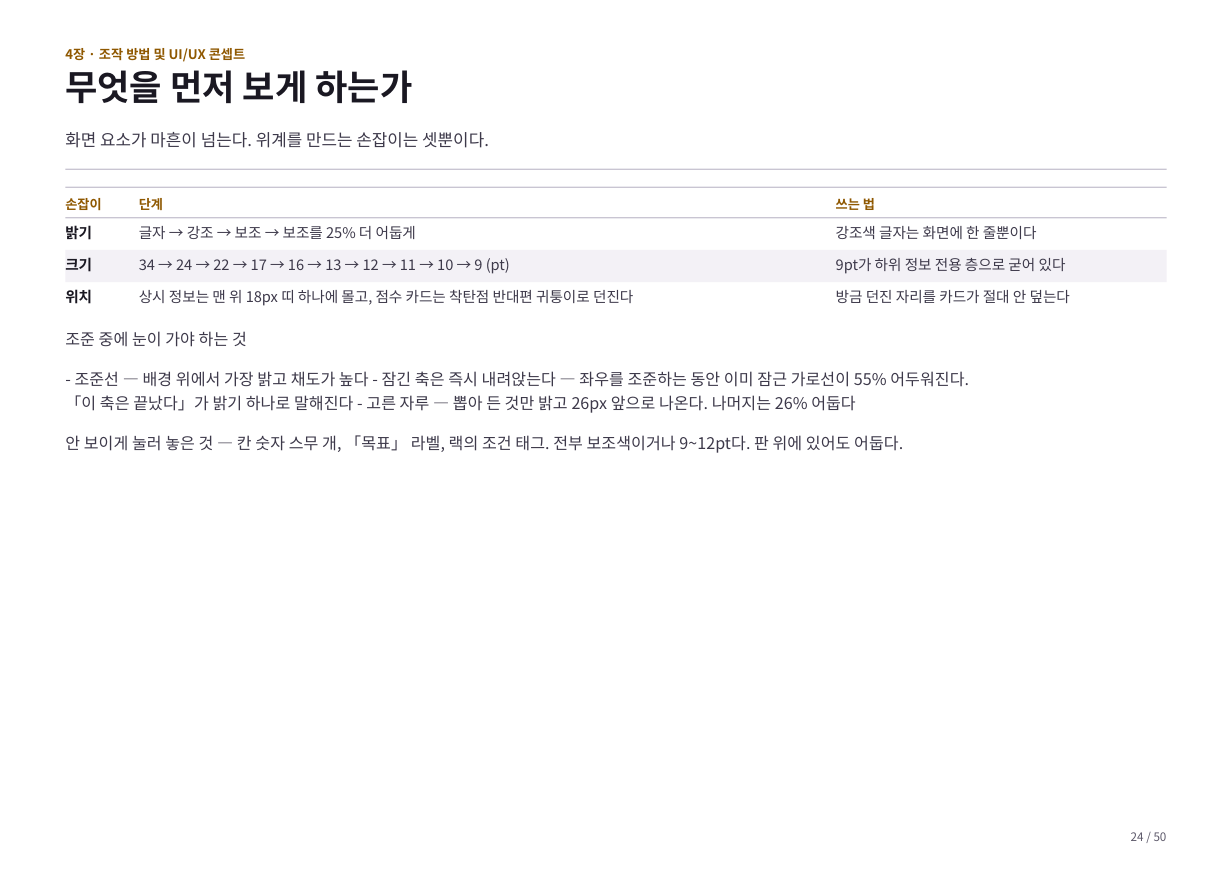
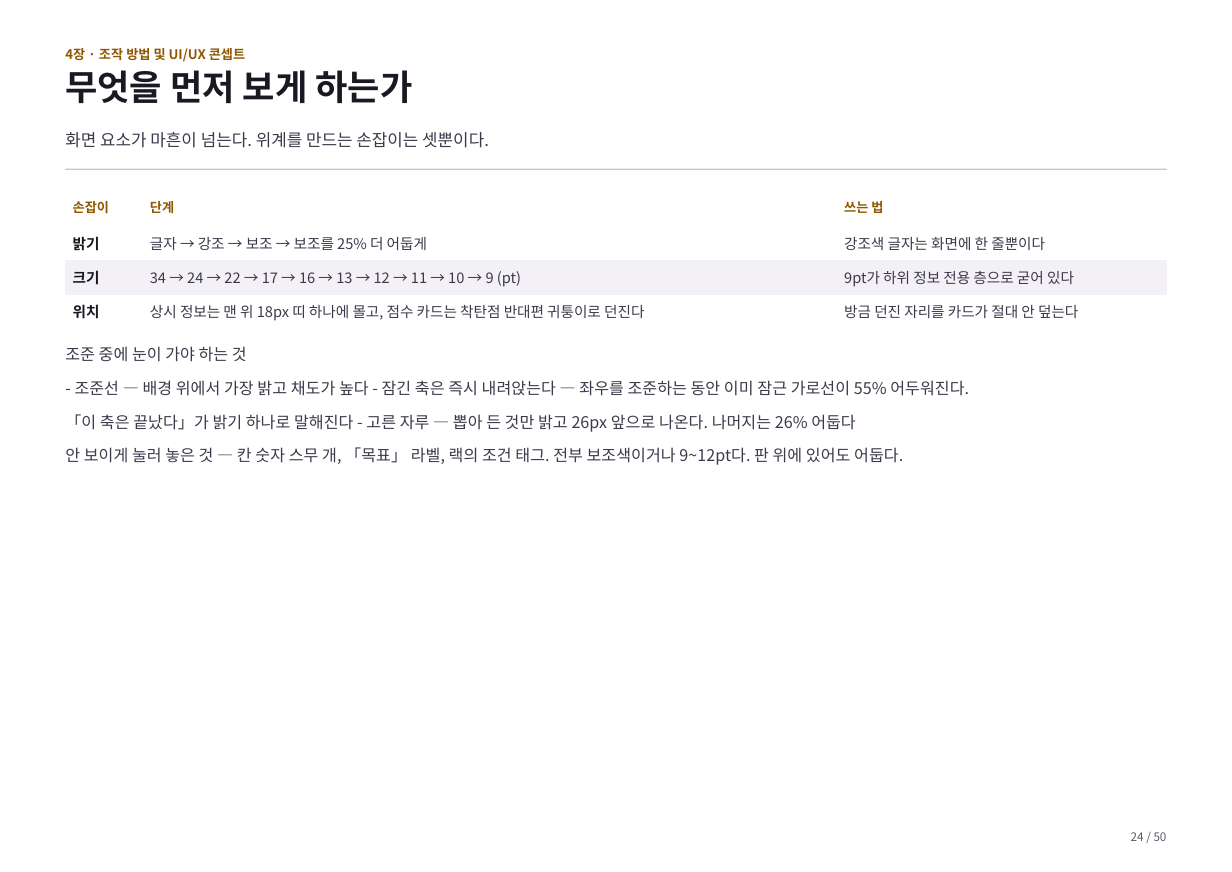
Before and after one commit to GGbong69/test-03, a slide deck: slide 24 of docs/기획서.pptx. Drawn at 1232x872 pixels with LibreOffice and Linux fonts; fonts in the diff are those of the drawing. Boxes give left, top, right and bottom in pixels: in the first picture for what was removed or moved away, otherwise in the second. Text is boxed around its words. In the diff, an @@ line names an element or a change of style, - is before the commit and + after.

```diff
--- a/docs/기획서.pptx
+++ b/docs/기획서.pptx
@@ rectangle removed at [65,187,1167,188] @@
@@ text removed at [65,198,101,211] @@
-손잡이
@@ table added at [65,192,1167,329], 4 rows, 3 columns @@
+손잡이 | 단계 | 쓰는 법
+밝기 | 글자 → 강조 → 보조 → 보조를 25% 더 어둡게 | 강조색 글자는 화면에 한 줄뿐이다
+크기 | 34 → 24 → 22 → 17 → 16 → 13 → 12 → 11 → 10 → 9 (pt) | 9pt가 하위 정보 전용 층으로 굳어 있다
+위치 | 상시 정보는 맨 위 18px 띠 하나에 몰고, 점수 카드는 착탄점 반대편 귀퉁이로 던진다 | 방금 던진 자리를 카드가 절대 안 덮는다
@@ text removed at [139,198,163,210] @@
-단계
@@ text removed at [836,198,875,210] @@
-쓰는 법
@@ rectangle removed at [65,217,1167,218] @@
@@ text removed at [65,225,92,240] @@
-밝기
@@ text removed at [139,226,416,239] @@
-글자 → 강조 → 보조 → 보조를 25% 더 어둡게
@@ text removed at [836,226,1037,239] @@
-강조색 글자는 화면에 한 줄뿐이다
@@ rectangle removed at [65,250,1167,281] @@
@@ text removed at [65,257,92,272] @@
-크기
@@ text removed at [139,258,510,274] @@
-34 → 24 → 22 → 17 → 16 → 13 → 12 → 11 → 10 → 9 (pt)
@@ text removed at [836,258,1066,274] @@
-9pt가 하위 정보 전용 층으로 굳어 있다
@@ text removed at [65,289,92,304] @@
-위치
@@ text removed at [139,290,633,306] @@
-상시 정보는 맨 위 18px 띠 하나에 몰고, 점수 카드는 착탄점 반대편 귀퉁이로 던진다
@@ text removed at [836,290,1070,303] @@
-방금 던진 자리를 카드가 절대 안 덮는다
@@ text at [65,346,247,362]: paragraph added @@
+조준 중에 눈이 가야 하는 것
@@ text "조준 중에 눈이 가야 하는 ...": place and size @@
-text "조준 중에 눈이 가야 하는 ..." at [65,371,969,413]
+text "조준 중에 눈이 가야 하는 ..." at [65,346,969,465]
@@ text removed at [65,331,247,347] @@
-조준 중에 눈이 가야 하는 것
@@ text at [65,380,969,432]: more space between paragraphs @@
@@ text at [65,447,903,465]: paragraph added @@
+안 보이게 눌러 놓은 것 — 칸 숫자 스무 개, 「목표」 라벨, 랙의 조건 태그. 전부 보조색이거나 9~12pt다. 판 위에 있어도 어둡다.
@@ text removed at [65,435,903,453] @@
-안 보이게 눌러 놓은 것 — 칸 숫자 스무 개, 「목표」 라벨, 랙의 조건 태그. 전부 보조색이거나 9~12pt다. 판 위에 있어도 어둡다.
```
Also in this commit, not shown: 49 other slides changed, 1 other file.
